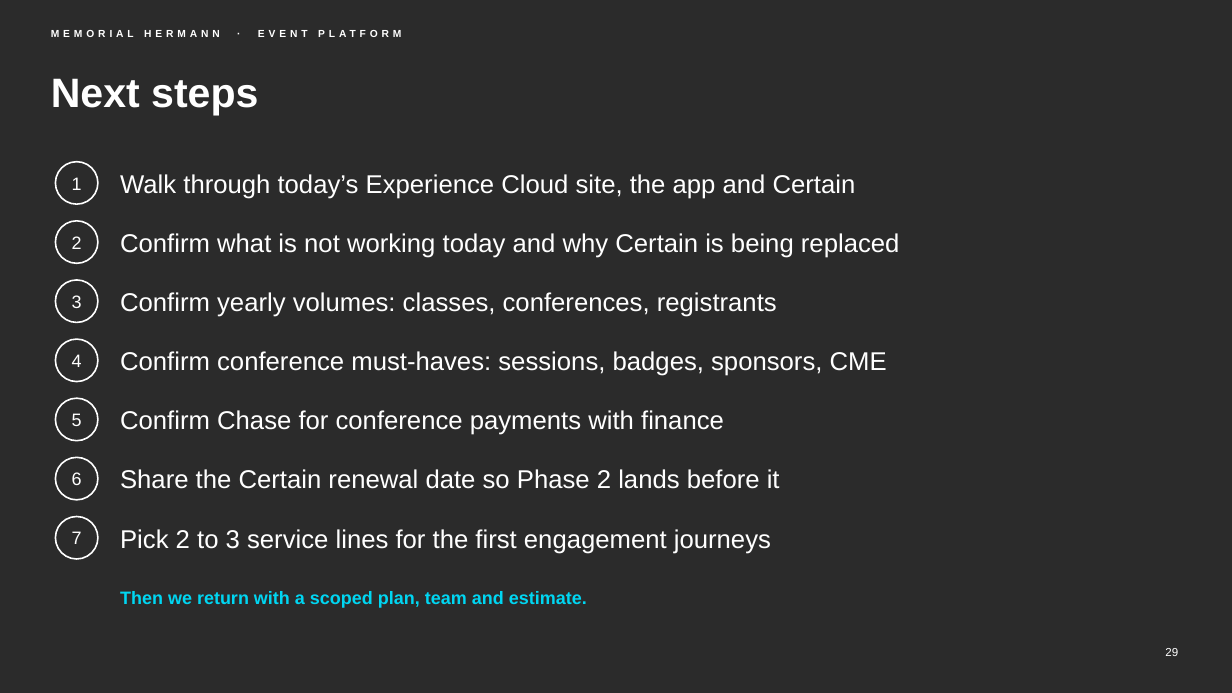
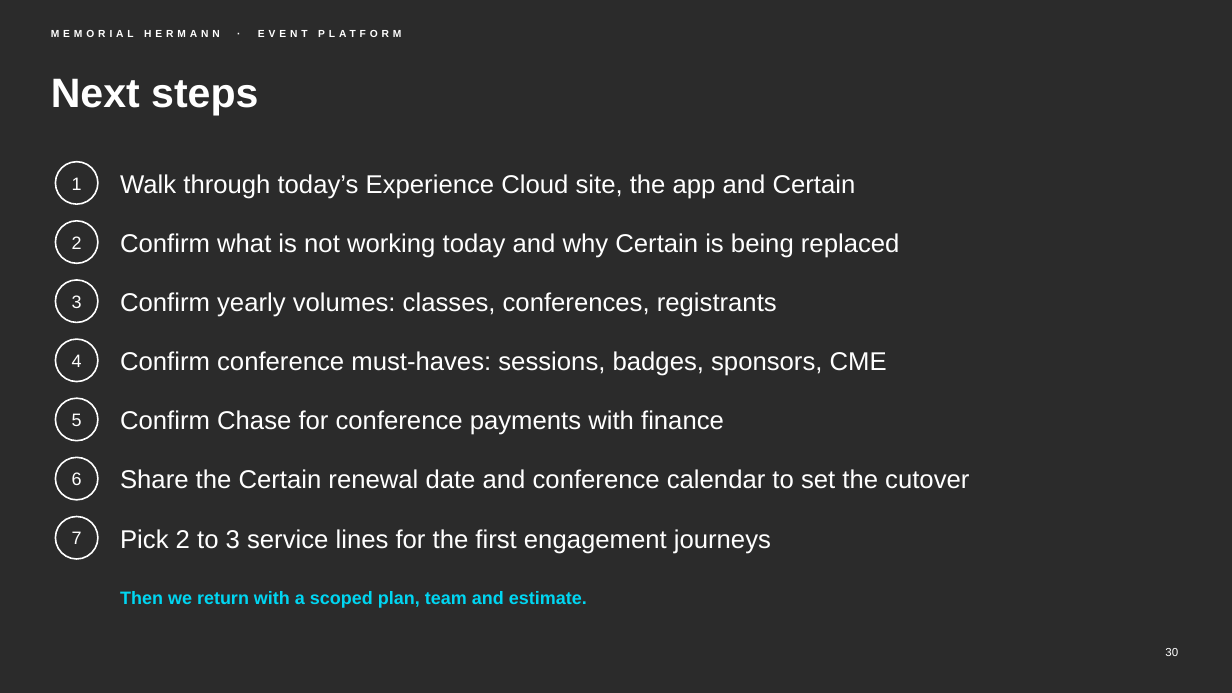
Before and after one commit to chintasurya/preSales_Memorial-hermann, a slide deck: slide 30 of deck/Memorial-Hermann-Event-Platform.pptx (slide 29 before the commit). Drawn at 1232x693 pixels with LibreOffice and Linux fonts; fonts in the diff are those of the drawing; background and template pictures are left out; a plain dark background stands for a picture behind light text. Boxes give left, top, right and bottom in pixels: in the first picture for what was removed or moved away, otherwise in the second. Text is boxed around its words. In the diff, an @@ line names an element or a change of style, - is before the commit and + after.

```diff
--- a/deck/Memorial-Hermann-Event-Platform.pptx
+++ b/deck/Memorial-Hermann-Event-Platform.pptx
@@ text at (x1=120, y1=469, x2=969, y2=489): text changed @@
-Share the Certain renewal date so Phase 2 lands before it
+Share the Certain renewal date and conference calendar to set the cutover
@@ page number at (x1=1165, y1=648, x2=1178, y2=656): text changed @@
-29
+30
```
Also in this commit, not shown: 4 other slides changed, 4 slides added, 3 slides removed, 8 other files.
